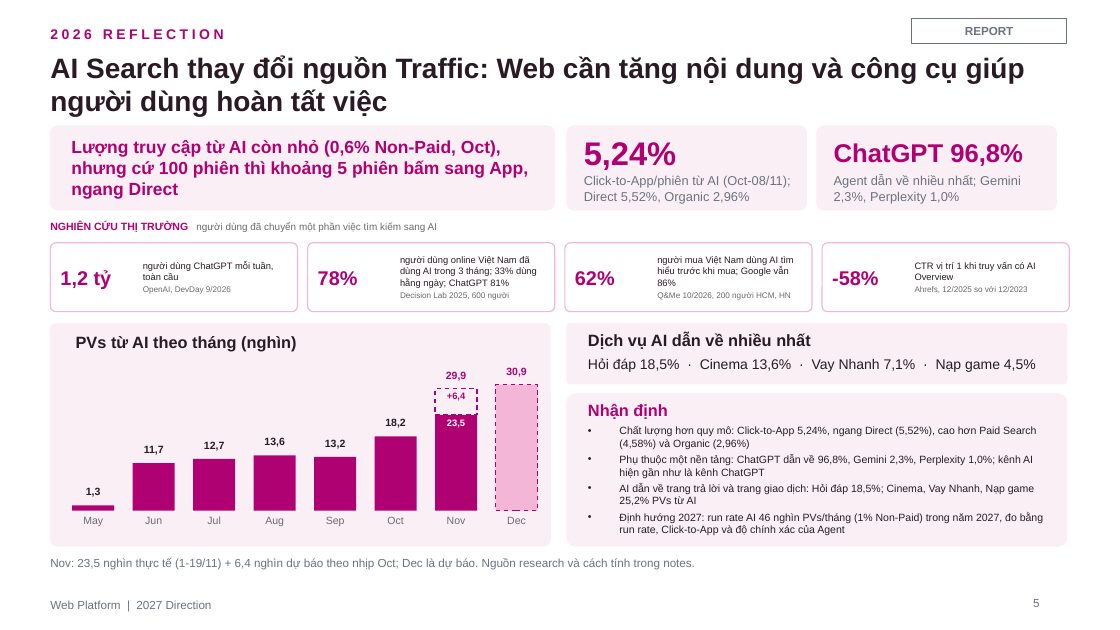
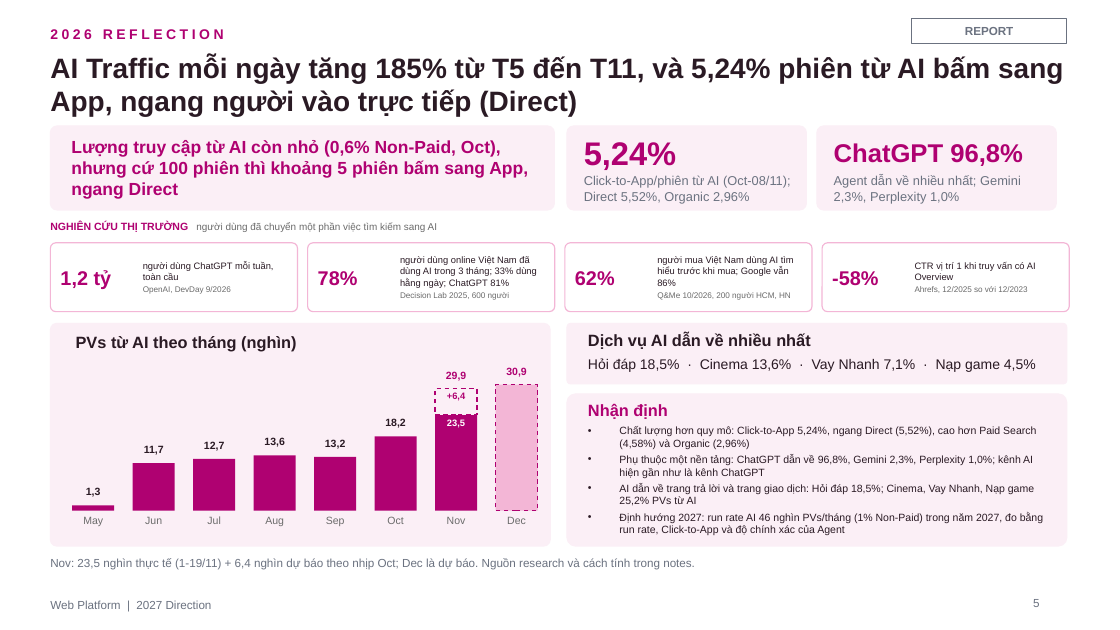
Before and after one commit to stormhoang/hienho-knowledgebase, a slide deck: slide 5 of 07_REPORTS/docs/strategy/2027 Direction - Web Platform (Framework).pptx. Drawn at 1120x630 pixels with LibreOffice and Linux fonts; fonts in the diff are those of the drawing. Boxes give left, top, right and bottom in pixels: in the first picture for what was removed or moved away, otherwise in the second. Text is boxed around its words. In the diff, an @@ line names an element or a change of style, - is before the commit and + after.

```diff
--- a/07_REPORTS/docs/strategy/2027 Direction - Web Platform (Framework).pptx
+++ b/07_REPORTS/docs/strategy/2027 Direction - Web Platform (Framework).pptx
@@ text at (x1=50, y1=56, x2=1063, y2=117): text changed @@
-AI Search thay đổi nguồn Traffic: Web cần tăng nội dung và công cụ giúp người dùng hoàn tất việc
+AI Traffic mỗi ngày tăng 185% từ T5 đến T11, và 5,24% phiên từ AI bấm sang App, ngang người vào trực tiếp (Direct)
```
Also in this commit, not shown: 12 other slides changed, 1 slide removed.
